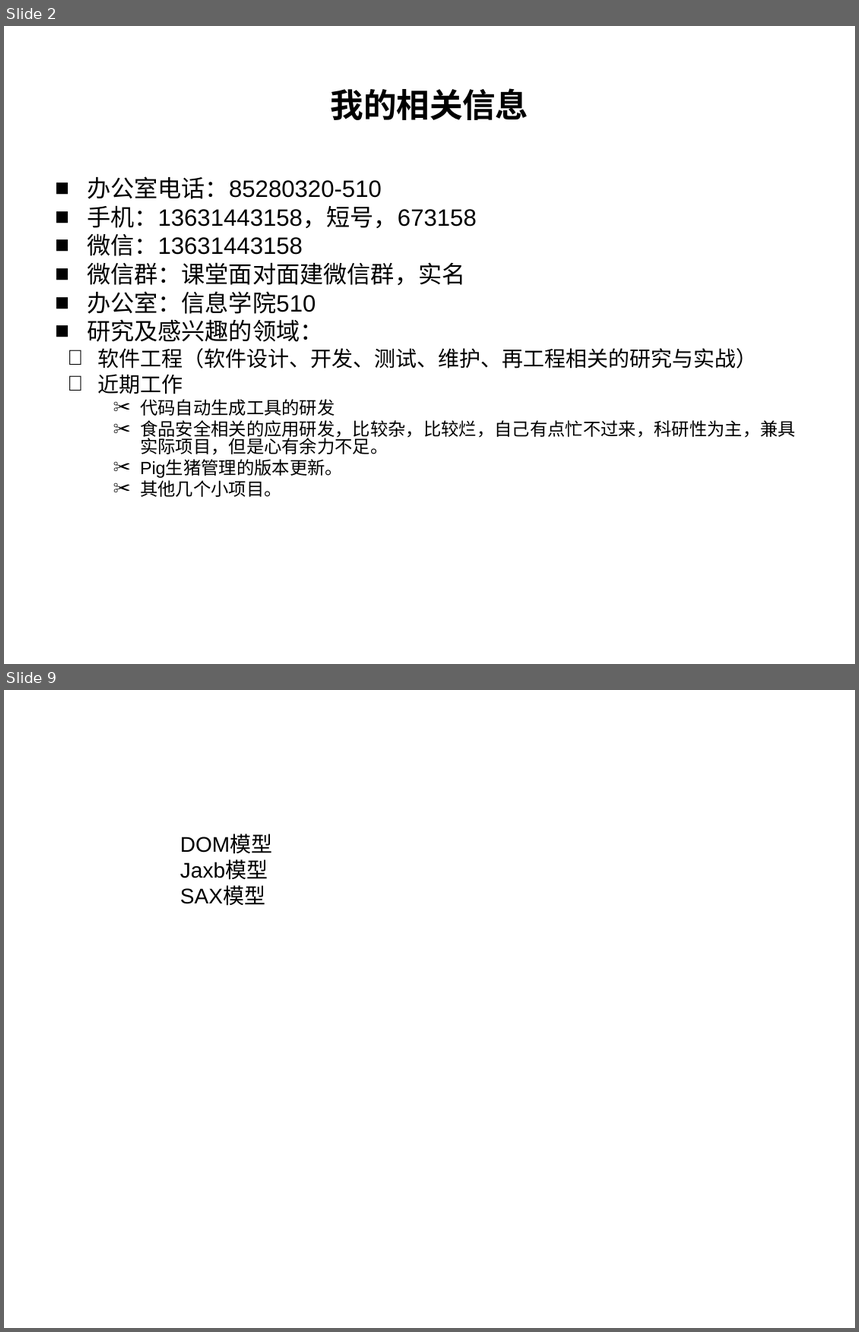
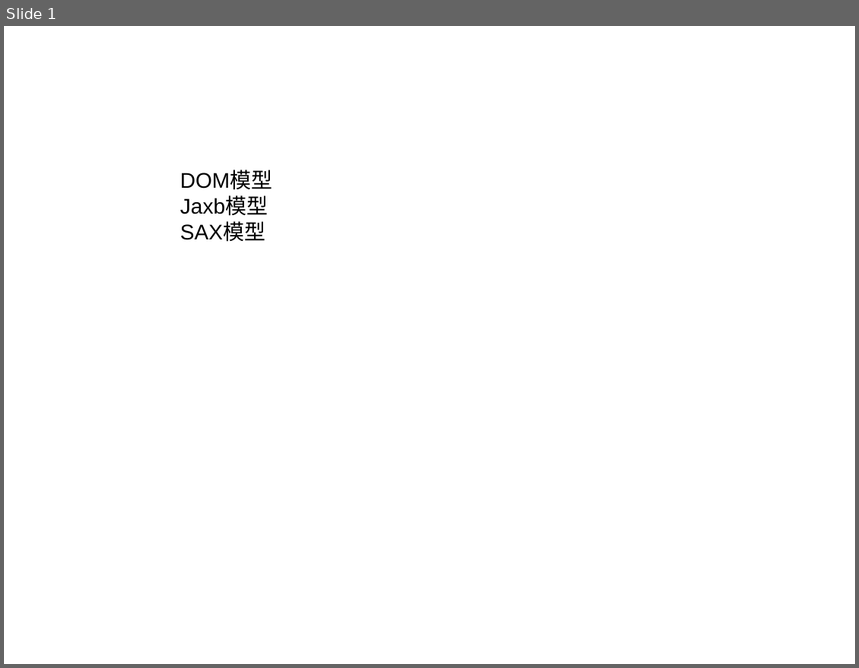
Before and after one commit to liangshanhero/sa, a slide deck: sa/文档/2019 软件体系结构（00）：其他想法.ppt. Shown one above the other, each under a label of ours: slides 2 and 9 before the commit, slide 1 after it; the slides between them are not shown. The pictures are 859x1332 and 859x668 pixels, drawn with LibreOffice and Linux fonts; fonts in the diff are those of the drawing; background and template pictures are left out. Boxes give left, top, right and bottom in pixels: in the first picture for what was removed or moved away, otherwise in the second. Text is boxed around its words. In the diff, an @@ line names an element or a change of style, - is before the commit and + after.

```diff
--- a/sa/文档/2019 软件体系结构（00）：其他想法.ppt
+++ b/sa/文档/2019 软件体系结构（00）：其他想法.ppt
@@ slide 2 removed at (4,26,855,664), background picture (left out) @@
@@ title removed at (331,88,529,120) @@
-我的相关信息
@@ text removed at (87,176,796,497) @@
-■ 办公室电话：85280320-510
-■ 手机：13631443158，短号，673158
-■ 微信：13631443158
-■ 微信群：课堂面对面建微信群，实名
-■ 办公室：信息学院510
-■ 研究及感兴趣的领域：
-   软件工程（软件设计、开发、测试、维护、再工程相关的研究与实战）
-   近期工作
-    ✂ 代码自动生成工具的研发
-    ✂ 食品安全相关的应用研发，比较杂，比较烂，自己有点忙不过来，科研性为主，兼具实际项目，但是心有余力不足。
-    ✂ Pig生猪管理的版本更新。
-    ✂ 其他几个小项目。
@@ what was slide 9 is now slide 1 @@
```
Also in this commit, not shown: 1 slide added, 7 other slides removed, 7 other files.
